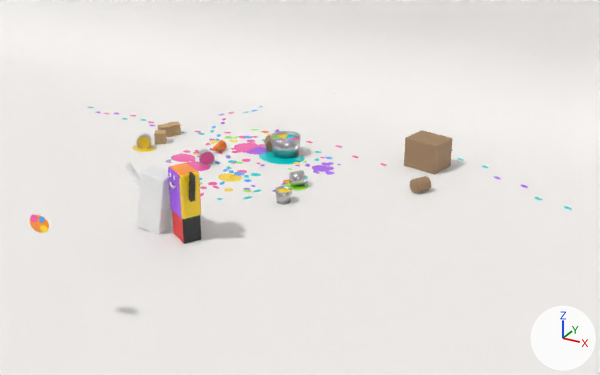
Before and after pictures for a commit that changed the Blender file blender/kylling_previs/kylling_previs.blend.
Before and after are seen from a 50 mm lens placed at (12.03, -20.55, 9.45), pointed at (3.46, -4.97, 1.66). The lights are fixed; the arrows at lower right show +X, +Y and +Z. The picture after the commit comes second. Both versions are drawn at frame 1364 of the action 'JenteAction'; the numbers are the values there.

Objects in the first picture: 'Balje', 'Gutt', 'Gutt_Dansearm_H', 'Gutt_Malingsdrakt', 'Gutt_Smil', 'Jente', 'Jente_Dansearm_H', 'Prop_Trekasse', 'Studio_Cyclorama' and 28 more.
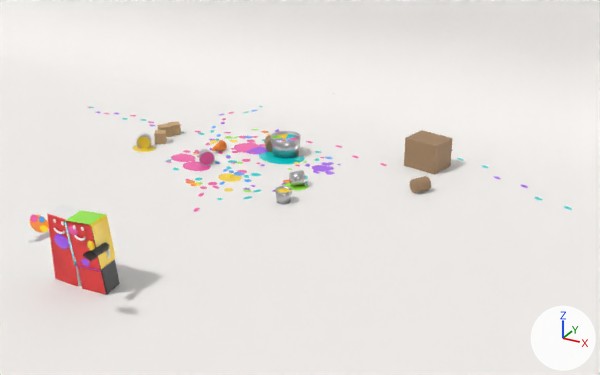
The change, as a diff of the scene's bpy script:
```diff
--- a/blender/kylling_previs/kylling_previs.blend.py
+++ b/blender/kylling_previs/kylling_previs.blend.py
@@ me_gutt_malingsdrakt @@
 # used by ob_gutt_malingsdrakt; parent = ob_gutt; location = (0.0, 0.0, 1.177)
 # verts and faces of me_gutt_malingsdrakt; kept vertices keep their numbers, new ones are numbered from 8
-me_gutt_malingsdrakt.from_pydata(...)  # 8 vertices, 6 faces; spans x -0.375..0.375, y -0.275..0.275, z -0.553..0.553
+me_gutt_malingsdrakt.from_pydata(...)  # 8 vertices, 5 faces; spans x -0.375..0.375, y -0.275..0.275, z -0.553..0.553
+# me_gutt_malingsdrakt part 1
+delete_faces([(0, 4, 5, 1)])
+# me_gutt_malingsdrakt part 2: 1 face spanning x -0.375..0.375, y -0.275..0.275, z 0.553 switches from mat_m_maling_oransje (orange #ff9027) to mat_m_maling_lime (green #95e738)
 me_gutt_malingsdrakt.materials.append(mat_m_maling_turkis)
@@ me_gutt_malingsdrakt @@
 me_gutt_malingsdrakt.materials.append(mat_m_maling_lime)
-me_gutt_malingsdrakt.materials.append(mat_m_maling_oransje)  # orange #ff9027
@@ ob_gutt_dansearm_h @@
 ob_gutt_dansearm_h.location = (0.42, 0.0, 1.1)
-ob_gutt_dansearm_h.rotation_euler = (0.0, 0.175, 0.0)  # degrees (0, 10, 0)
+ob_gutt_dansearm_h.rotation_euler = (1.431, 0.436, 0.0)  # degrees (82, 25, 0)
@@ ob_jente_dansearm_v @@
 ob_jente_dansearm_v.location = (-0.42, 0.0, 1.1)
-ob_jente_dansearm_v.rotation_euler = (0.0, -0.873, 0.0)  # degrees (0, -50, 0)
+ob_jente_dansearm_v.rotation_euler = (1.431, -0.436, 0.0)  # degrees (82, -25, 0)
@@ ob_jente_dansearm_h @@
 ob_jente_dansearm_h.location = (0.42, 0.0, 1.1)
-ob_jente_dansearm_h.rotation_euler = (0.0, 0.873, 0.0)  # degrees (0, 50, 0)
+ob_jente_dansearm_h.rotation_euler = (0.0, 1.745, 0.0)  # degrees (0, 100, 0)
@@ ob_gutt @@
 ob_gutt = bpy.data.objects.new('Gutt', me_gutt)
-ob_gutt.location = (0.65, -5.68, 0.0)
-ob_gutt.rotation_euler = (0.0, 0.0, 12.04)  # degrees (0, 0, 330)
-ob_gutt.scale = (0.971, 0.971, 1.06)
+ob_gutt.location = (0.42, -8.6, 0.0)
+ob_gutt.rotation_euler = (0.0611, -0.0698, 12.6)  # degrees (3.5, -4, 2)
+ob_gutt.scale = (0.993, 0.993, 1.01)
 _m = ob_gutt.modifiers.new('Bevel', 'BEVEL')
@@ ob_jente @@
 ob_jente = bpy.data.objects.new('Jente', me_jente)
-ob_jente.location = (-0.4, -5.68, 0.0)
-ob_jente.rotation_euler = (0.0, -0.175, 9.425)  # degrees (0, -10, 180)
-ob_jente.scale = (1.03, 1.03, 0.95)
+ob_jente.location = (-0.38, -8.6, 0.0)
+ob_jente.rotation_euler = (0.0611, 0.0698, 12.6)  # degrees (3.5, 4, 2)
+ob_jente.scale = (0.993, 0.993, 1.01)
 _m = ob_jente.modifiers.new('Bevel', 'BEVEL')
@@ ob_gutt_smil @@
 ob_gutt_smil.parent = ob_gutt
-ob_gutt_smil.location = (0.0, -0.31, 1.45)
+ob_gutt_smil.location = (0.0, -0.29, 1.45)
@@ ob_gutt_forside_flekk_2 @@
+ob_gutt_forside_flekk_2 = bpy.data.objects.new('Gutt_Forside_Flekk_2', me_gutt_forside_flekk_2)  # a UV sphere (16 segments, 10 rings, poles along z) spanning x -1.0..1.0, y -1.0..1.0, z -1.0..1.0; in mat_m_maling_lilla (purple #a650f1)
+ob_gutt_forside_flekk_2.parent = ob_gutt
+ob_gutt_forside_flekk_2.location = (-0.05, -0.25, 0.75)
+ob_gutt_forside_flekk_2.scale = (0.12, 0.035, 0.09)
@@ ob_gutt_forside_flekk_1 @@
+ob_gutt_forside_flekk_1 = bpy.data.objects.new('Gutt_Forside_Flekk_1', me_gutt_forside_flekk_1)  # a UV sphere (16 segments, 10 rings, poles along z) spanning x -1.0..1.0, y -1.0..1.0, z -1.0..1.0; in mat_m_maling_gul (yellow #ffd727)
+ob_gutt_forside_flekk_1.parent = ob_gutt
+ob_gutt_forside_flekk_1.location = (0.22, -0.25, 1.2)
+ob_gutt_forside_flekk_1.scale = (0.1, 0.035, 0.13)
@@ ob_gutt_forside_flekk_0 @@
+ob_gutt_forside_flekk_0 = bpy.data.objects.new('Gutt_Forside_Flekk_0', me_gutt_forside_flekk_0)  # a UV sphere (16 segments, 10 rings, poles along z) spanning x -1.0..1.0, y -1.0..1.0, z -1.0..1.0; in mat_m_maling_rosa (pink #f959ad)
+ob_gutt_forside_flekk_0.parent = ob_gutt
+ob_gutt_forside_flekk_0.location = (-0.2, -0.25, 1.5)
+ob_gutt_forside_flekk_0.scale = (0.14, 0.035, 0.12)
```

Pixel boxes (x1, y1, x2, y2) of what changed, in the pictures (600 x 375 px):
'Jente', moved, turned, rescaled: before (137, 165, 172, 235); after (47, 205, 81, 286)
'Gutt_Malingsdrakt', reshaped, moved, turned, rescaled: before (168, 163, 201, 219); after (64, 210, 115, 271)
'Gutt', moved, turned, rescaled: before (172, 211, 201, 244); after (67, 221, 120, 294)
'Gutt_Dansearm_H', turned, moved, rescaled: before (189, 180, 195, 202); after (91, 242, 110, 256)
'Flekk_Jente', moved, turned, rescaled (not visible before): after (54, 234, 70, 249)
'Gutt_Dansearm_H_Haand', turned, moved, rescaled: before (189, 172, 195, 184); after (83, 251, 97, 261)
'Jente_Dansearm_H', turned, moved, rescaled (not visible afterwards): before (129, 169, 140, 187)
'Jente_Dansearm_H_Haand', turned, moved, rescaled: before (124, 162, 135, 173); after (106, 249, 110, 259)
'Jente_Dansearm_V', turned, moved, rescaled (not visible before): after (35, 231, 50, 242)
'Gutt_Forside_Flekk_0', added: after (68, 225, 78, 236)
'Gutt_Forside_Flekk_1', added: after (87, 240, 95, 250)
'Gutt_Smil', moved, turned, rescaled: before (169, 182, 176, 188); after (74, 235, 86, 241)
'Gutt_Forside_Flekk_2', added: after (81, 259, 90, 266)
'Jente_Dansearm_V_Haand', turned, moved, rescaled (not visible before): after (28, 237, 42, 243)
'Jente_Smil', moved, turned, rescaled (not visible before): after (53, 228, 65, 234)
'Gutt_Oye_V', moved, turned, rescaled (not visible before): after (73, 225, 76, 230)
part 1 of me_gutt_malingsdrakt, deleted (purple): before (168, 167, 182, 219)
part 2 of me_gutt_malingsdrakt, recoloured: before (169, 163, 199, 177); after (65, 210, 106, 225)
